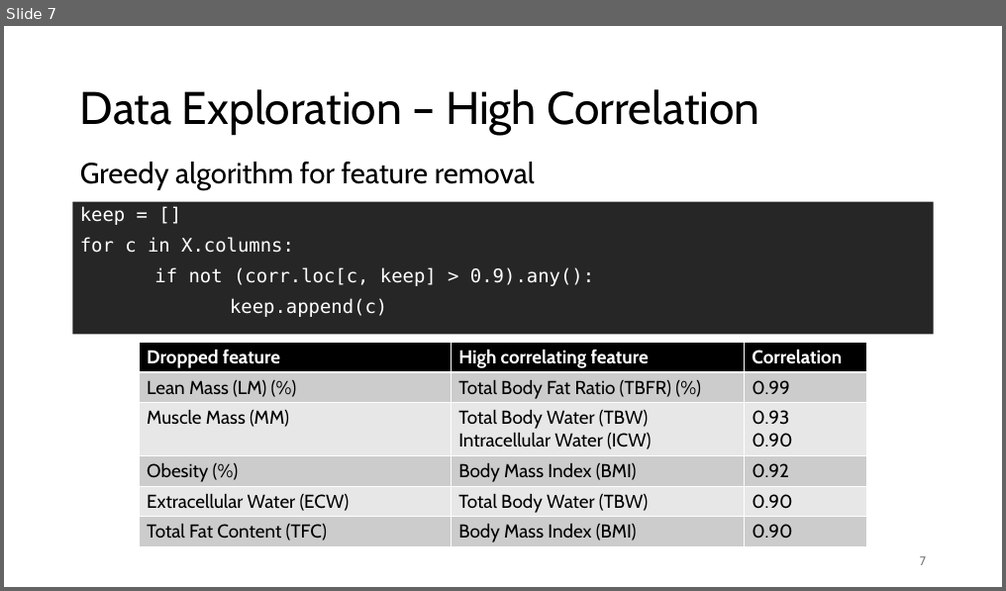
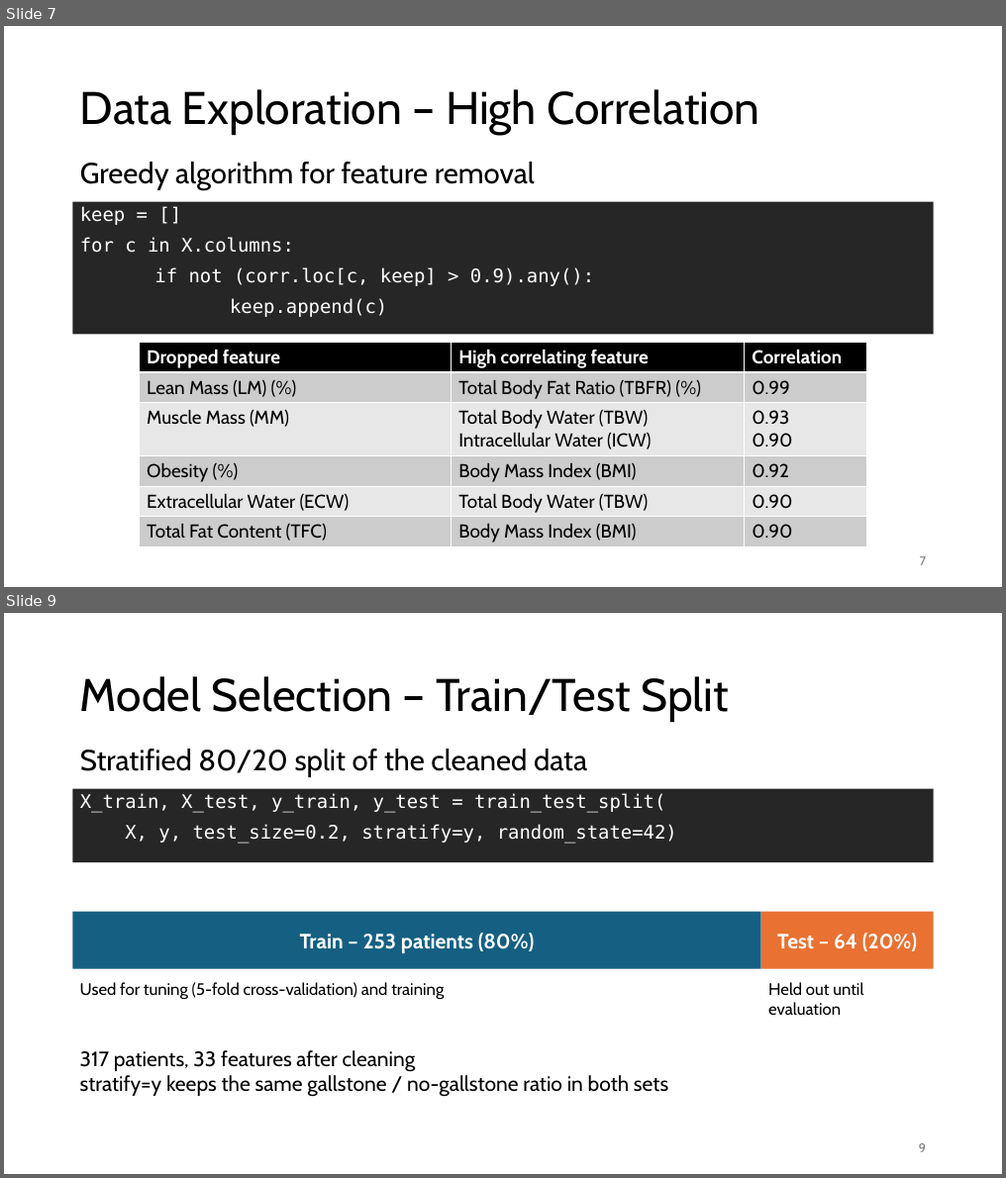
Before and after one commit to MatteoSoldini/DAT540_project, a slide deck: presentation.pptx. Shown one above the other, each under a label of ours: slide 7 before the commit, slides 7 and 9 after it; the slides between them are not shown. The pictures are 1006x591 and 1006x1178 pixels, drawn with LibreOffice and Linux fonts; fonts in the diff are those of the drawing. Boxes give left, top, right and bottom in pixels: in the first picture for what was removed or moved away, otherwise in the second. Text is boxed around its words. In the diff, an @@ line names an element or a change of style, - is before the commit and + after.

```diff
--- a/presentation.pptx
+++ b/presentation.pptx
@@ slide 9 added at box(4, 613, 1002, 1174), background #FFFFFF @@
@@ title added at box(80, 676, 729, 722), 44 pt, text #000000 @@
+Model Selection – Train/Test Split
@@ text added at box(80, 749, 587, 777), 28 pt, text #000000 @@
+Stratified 80/20 split of the cleaned data
@@ rectangle added at box(73, 789, 934, 862), fill #262626, 18 pt, text #FFFFFF @@
+X_train, X_test, y_train, y_test = train_test_split(
+X, y, test_size=0.2, stratify=y, random_state=42)
@@ rectangle added at box(73, 912, 761, 969), fill #156082, 20 pt, text #FFFFFF, bold @@
+Train – 253 patients (80%)
@@ rectangle added at box(761, 912, 934, 969), fill #E97132, 20 pt, text #FFFFFF, bold @@
+Test – 64 (20%)
@@ text added at box(80, 982, 444, 1000), 16 pt, text #000000 @@
+Used for tuning (5-fold cross-validation) and training
@@ text added at box(768, 982, 863, 1016), 16 pt, text #000000 @@
+Held out until evaluation
@@ text added at box(80, 1051, 668, 1097), 20 pt, text #000000 @@
+317 patients, 33 features after cleaning
+stratify=y keeps the same gallstone / no-gallstone ratio in both sets
@@ page number added at box(919, 1144, 926, 1153), 12 pt, text #797979 @@
+9
```
Also in this commit, not shown: 11 other slides added, 2 slides removed, 1 other file.
